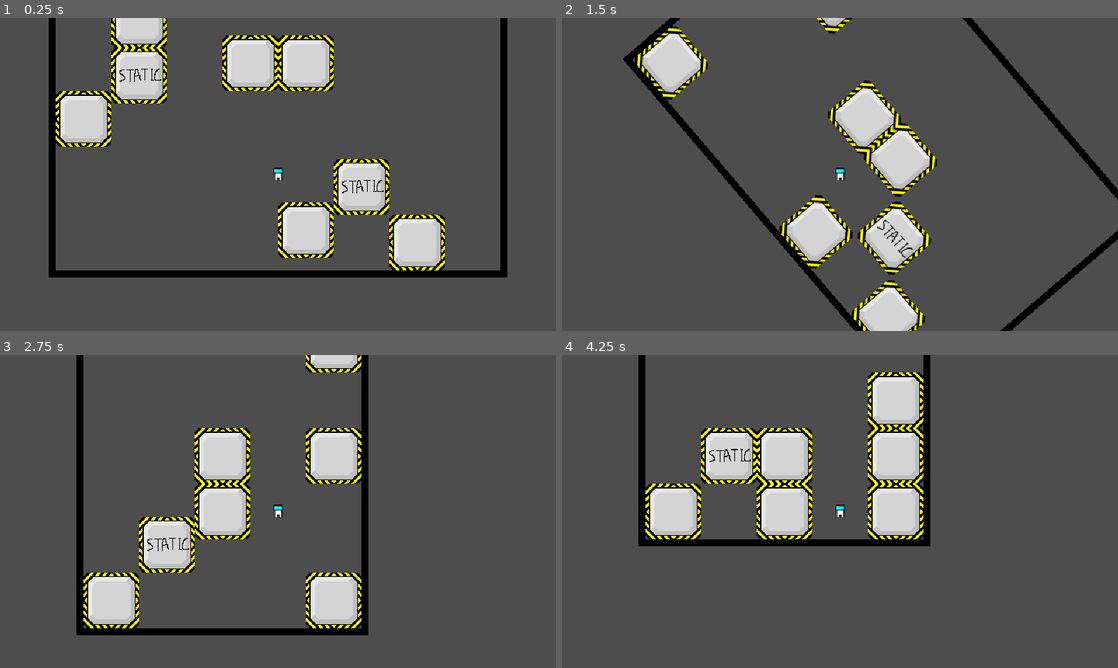
Above: before the commit, frames 1-4 (two rows, left to right).
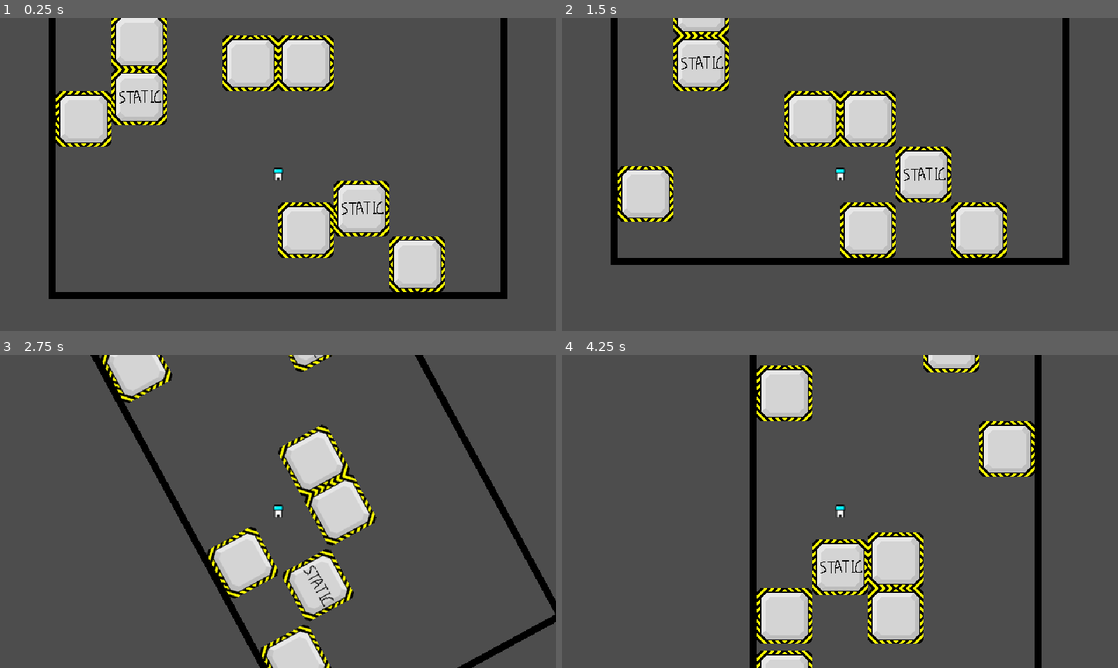
Above: after the commit, the same moments.

Repository: wojtekmal/escape-blocks
Game: Godot game, scene res://Levels/LevelTemplate.tscn
Same seed, same stepped clock (60 frames per second), same inputs: the game is played once before the commit and once after it. The project has no main scene, so this scene is started directly.
Inputs:
- Up to frame 1 (0.25 s): no input
- Up to frame 2 (1.5 s): hold Right (gravity_right) 0.53-1.28 s; hold W (jump) 0.53-1.28 s; hold Left (gravity_left) from 1.28 s (still down); tap W (jump) at 1.35 s
- Up to frame 3 (2.75 s): tap W (jump) at 1.52, 1.82 s; release Left (gravity_left) at 2.03 s; hold Right (gravity_right) from 2.03 s (still down); hold W (jump) from 2.03 s (still down)
- Up to frame 4 (4.25 s): release Right (gravity_right) at 2.78 s; release W (jump) at 2.78 s; hold Up (gravity_up) 2.78-3.53 s; tap W (jump) at 2.85, 3.02, 3.32 s; hold Left (gravity_left) from 3.53 s (still down); hold W (jump) from 3.53 s (still down)

The runs differ from the first frame. In frame 1, 8.6% of the frame differs, in the area x 8-92%, y 0-90%; in frame 2, 23%; in frame 3, 23%; in frame 4, 28%, in the area x 13-87%, y 0-100%.

Commit message:
Added up movement, but it's linear, not parabola shaped.

Diff:
--- a/engine/Actors/Player.tscn
+++ b/engine/Actors/Player.tscn
@@ -122,3 +122,6 @@
 
 [node name="Camera2D" type="Camera2D" parent="."]
 ignore_rotation = false
+
+[node name="RiseTimer" type="Timer" parent="."]
+one_shot = true
--- a/engine/Levels/LevelTemplate.gd
+++ b/engine/Levels/LevelTemplate.gd
@@ -14,7 +14,7 @@
 @onready var rotation_timer = $RotationTimer
 var moving_entities = []
 var column_top_still_blocks = []
-var fall_speed = 200
+var fall_speed = 100
 var first_frame = true
 var frame_count = 0
 var left_wall = -board_dimensions.x * 32
@@ -122,7 +122,7 @@
 	for entity in moving_entities:
 		if entity.get_real_class() == "Player":
 			continue
-		var to_the_left_or_right = entity.board_cords.y != player_left_column and entity.board_cords.y != player_right_column
+		var to_the_left_or_right = entity.board_cords.x != player_left_column and entity.board_cords.x != player_right_column
 
 		if abs(entity.position.y - player.position.y) < 64 and to_the_left_or_right:
 			if entity.position.x < player.position.x:
@@ -144,6 +144,30 @@
 	var max_height_1 = column_top_still_blocks[player_left_column] - 1
 	var max_height_2 = column_top_still_blocks[player_right_column] - 1
 	var max_height = min(max_height_1, max_height_2)
+	var min_pos_y = top_wall + size.y / 2
+
+	for entity in moving_entities:
+		if (entity.get_real_class() == "Player" or
+			(entity.board_cords.x != player_left_column and
+			entity.board_cords.x != player_right_column) or
+			entity.position.y > player.position.y):
+			continue
+
+		min_pos_y = max(min_pos_y, (player.position.y - size.y / 2 + entity.position.y + 32) / 2 + size.y / 2)
+
+	var rise_timer = $Player/RiseTimer
+
+	if rise_timer.is_stopped() and Input.is_action_just_pressed("jump") and !player.is_falling:
+		rise_timer.start(rise_timer.wait_time)
+
+	#print_debug(rise_timer.time_left)
+
+	if !rise_timer.is_stopped():
+		if player.position.y - delta_height <= min_pos_y:
+			rise_timer.stop()
+		else:
+			player.position.y -= delta_height
+			return
 
 	if player.position.y == top_wall + max_height * 64 + 32:
 		column_top_still_blocks[player_left_column] = max_height
--- a/engine/scripts/Player.gd
+++ b/engine/scripts/Player.gd
@@ -8,6 +8,7 @@
 @export var board_cords: Vector2i : set = set_board_cords
 @export var board_dimensions: Vector2i : set = set_board_dimensions
 @export var is_falling : bool : set = set_is_falling
+#@export var is_rising : bool
 #@export var is_rotating : bool : set = set_is_rotating
 var offset = 10;
 var crawling := false
Not shown: 1 places in engine/Levels/LevelTemplate.tscn that only renumber resources
